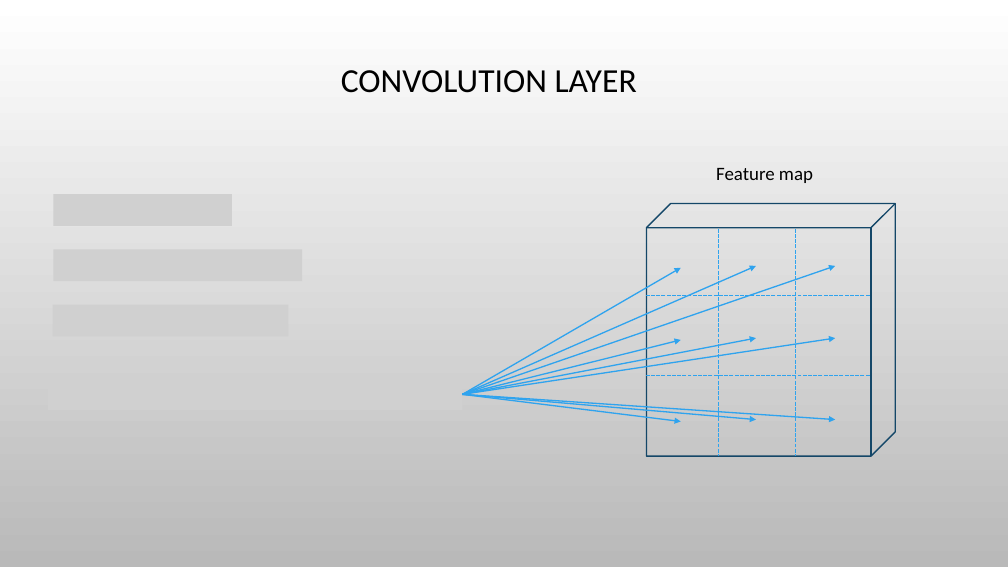
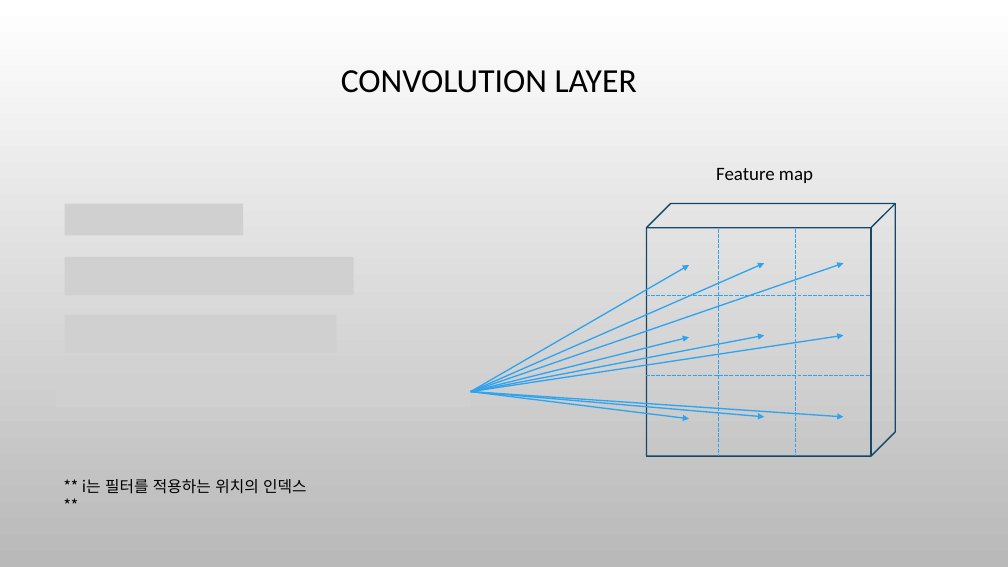
Before and after one commit to ha-taeyeong/University, a slide deck: slide 21 of tensor/발표자료.pptx. Drawn at 1008x567 pixels with LibreOffice and Linux fonts; fonts in the diff are those of the drawing; grey boxes stand for pictures; background and template pictures are left out. Boxes give left, top, right and bottom in pixels: in the first picture for what was removed or moved away, otherwise in the second. Text is boxed around its words. In the diff, an @@ line names an element or a change of style, - is before the commit and + after.

```diff
--- a/tensor/발표자료.pptx
+++ b/tensor/발표자료.pptx
@@ picture: place and size @@
-picture at bbox=[54, 194, 232, 226]
+picture at bbox=[65, 203, 243, 235]
@@ picture removed at bbox=[54, 250, 302, 281] @@
@@ picture added at bbox=[65, 257, 354, 295] @@
@@ arrow moved from (463, 395) - (836, 338) to (471, 392) - (844, 336) @@
@@ arrow moved from (463, 395) - (756, 338) to (471, 392) - (765, 336) @@
@@ 7 arrows, 1 picture: place and size @@
-7 arrows, 1 picture at bbox=[48, 266, 836, 421]
+7 arrows, 1 picture at bbox=[56, 263, 844, 419]
@@ text added at bbox=[82, 479, 306, 494], 15 pt, text #000000 @@
+** i는 필터를 적용하는 위치의 인덱스 **
```
Also in this commit, not shown: 21 other slides changed, 5 other files.
